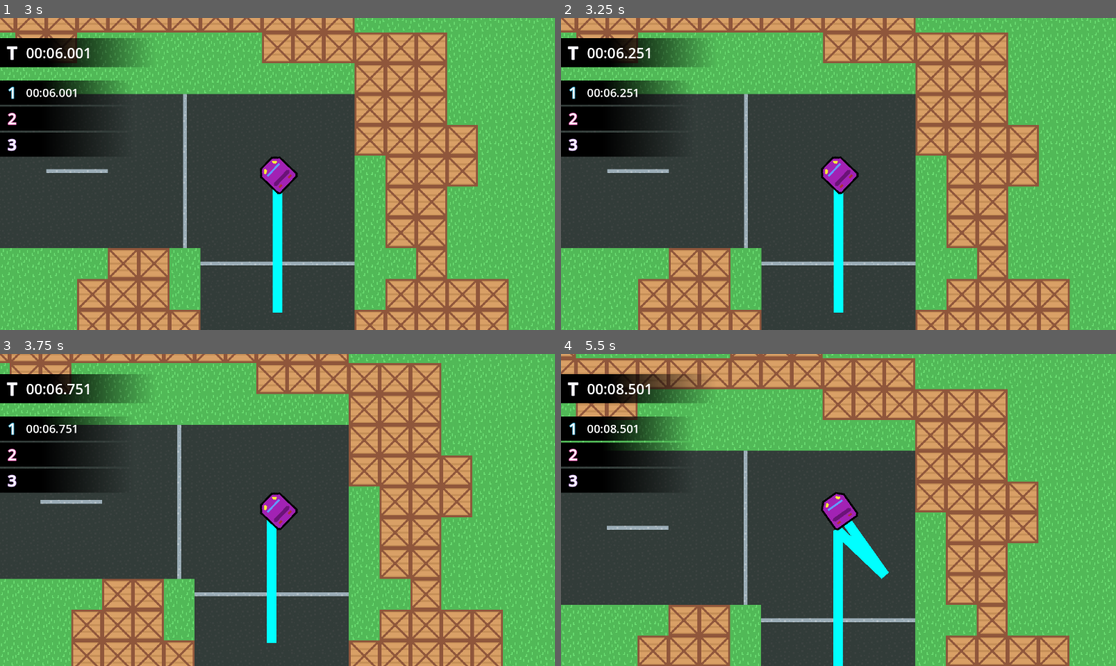
Above: before the commit, frames 1-4 (two rows, left to right).
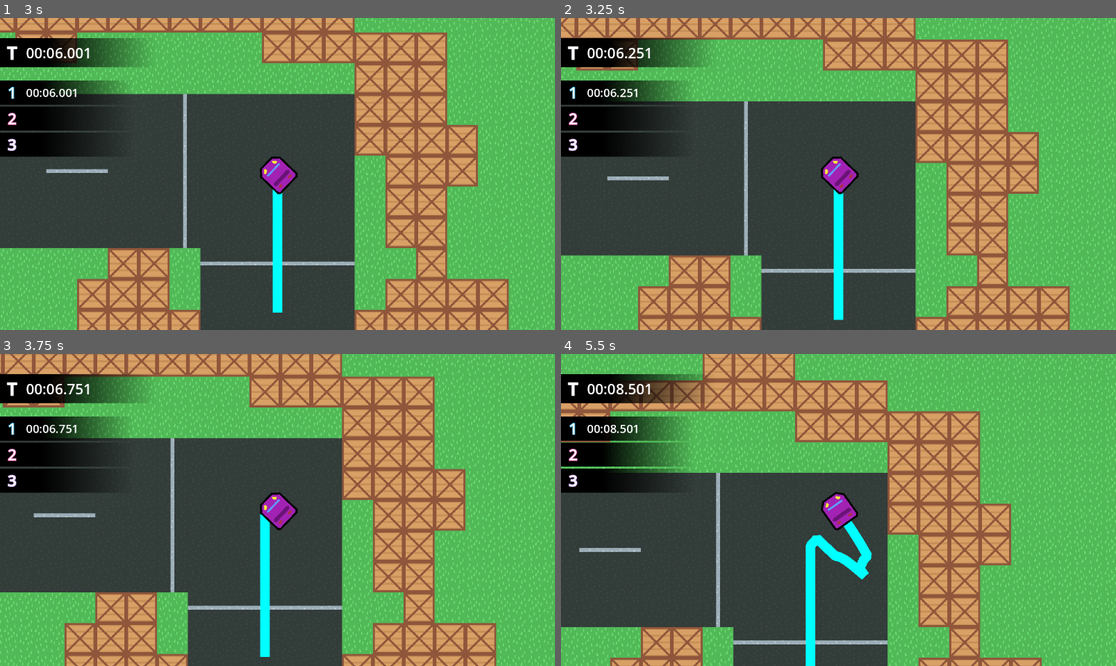
Above: after the commit, the same moments.

Repository: NicoheroesDX/tracer
Game: Godot game, scene res://src/track/Track.tscn
Two runs of this game, one before a commit and one after it. Both use one fixed random seed, a clock stepped at 60 frames per second and the inputs below.
Inputs:
- Up to frame 1 (3 s): hold W (car_accelerate) 0.53-2.03 s; hold A (car_steer_left) from 2.03 s (still down)
- Up to frame 2 (3.25 s): keep holding A (car_steer_left)
- Up to frame 3 (3.75 s): release A (car_steer_left) at 3.53 s; hold S (car_reverse) from 3.53 s (still down)
- Up to frame 4 (5.5 s): release S (car_reverse) at 4.28 s; hold D (car_steer_right) 4.28-5.03 s; hold W (car_accelerate) from 5.03 s (still down)

Frame 1 is identical in both runs. In frame 2, 21% of the frame differs, in the area x 0-100%, y 0-100%; in frame 3, 30%; in frame 4, 43%.

Commit message:
Added trail collision

Diff:
--- a/src/car/trail/Trail.tscn
+++ b/src/car/trail/Trail.tscn
@@ -2,5 +2,10 @@
 
 [ext_resource type="Script" uid="uid://u2vrrhndkedi" path="res://src/car/trail/trail.gd" id="1_x1qms"]
 
-[node name="Trail" type="Line2D"]
+[node name="Trail" type="Node2D"]
 script = ExtResource("1_x1qms")
+
+[node name="Visuals" type="Line2D" parent="."]
+
+[node name="Collision" type="StaticBody2D" parent="."]
+collision_layer = 2
--- a/src/car/trail/boostArea.gd
+++ b/src/car/trail/boostArea.gd
@@ -8,8 +8,8 @@
 
 func generate_booster(first_trail: Trail, second_trail: Trail):
 	var poly_points = [];
-	var first_trail_points = first_trail.points;
-	var second_trail_points_reversed = second_trail.points.duplicate();
+	var first_trail_points = first_trail.visuals.points;
+	var second_trail_points_reversed = second_trail.visuals.points.duplicate();
 	second_trail_points_reversed.reverse();
 
 	for point in first_trail_points:
--- a/src/car/trail/trail.gd
+++ b/src/car/trail/trail.gd
@@ -1,15 +1,25 @@
 class_name Trail;
-extends Line2D;
+extends Node2D;
 
 @onready var curve := Curve2D.new();
-var car: Car
+var car: Car;
 
+var is_collidable: bool = true;
 var is_emitting: bool = false;
+var last_point = null;
+
+@onready var visuals: Line2D = $Visuals;
+@onready var collision: StaticBody2D = $Collision;
 
 const MAX_LENGTH: int = 2000;
+const THICKNESS: float = 12.0;
 
 func attach_to_car(attached_car: Car):
 	car = attached_car;
+
+func set_color(color: Color):
+	if (visuals != null):
+		visuals.default_color = color;
 
 func _process(delta: float) -> void:
 	if (car != null and is_emitting):
@@ -18,4 +28,48 @@
 		if (curve.get_baked_points().size() > MAX_LENGTH):
 			curve.remove_point(0);
 
-		points = curve.get_baked_points();
+		visuals.points = curve.get_baked_points();
+		update_trail(car.global_position);
+
+func remove_collision():
+	is_collidable = false;
+	for collision_shape in collision.get_children():
+		collision_shape.queue_free()
+
+func update_trail(new_point: Vector2):
+	if last_point == null:
+		last_point = car.global_position;
+
+	var local_new = to_local(new_point)
+	var distance = last_point.distance_to(local_new)
+
+	if distance >= 10.0:
+		visuals.add_point(local_new)
+
+		var dir = (local_new - last_point).normalized()
+		var normal = Vector2(-dir.y, dir.x) * (THICKNESS / 2.0)
+
+		var p1 = last_point + normal
+		var p2 = local_new + normal
+		var p3 = local_new - normal
+		var p4 = last_point - normal
+
+		var polygon = CollisionPolygon2D.new()
+		polygon.polygon = PackedVector2Array([p1, p2, p3, p4])
+		polygon.disabled = true  # Disable physics for now
+		collision.add_child(polygon)
+
+		# Create a timer to enable it later
+		var timer = Timer.new()
+		timer.one_shot = true
+		timer.wait_time = 1.0  # Delay in seconds
+		add_child(timer)
+		timer.start()
+
+		timer.timeout.connect(func():
+			if is_instance_valid(polygon):
+				polygon.disabled = false
+			timer.queue_free()
+		)
+
+		last_point = local_new
--- a/src/track/Track.tscn
+++ b/src/track/Track.tscn
@@ -6,6 +6,7 @@
 [ext_resource type="PackedScene" uid="uid://dn57rhp5dkkt8" path="res://src/track/mechanics/Checkpoint.tscn" id="4_eqjh1"]
 [ext_resource type="PackedScene" uid="uid://cp4j67ajkpxq6" path="res://src/car/trail/BoostArea.tscn" id="5_n2lqg"]
 [ext_resource type="PackedScene" uid="uid://dxf28h17xo3sj" path="res://src/car/Car.tscn" id="5_ydi2n"]
+[ext_resource type="PackedScene" uid="uid://crjr0g5bvumdn" path="res://src/car/trail/Trail.tscn" id="6_eqjh1"]
 [ext_resource type="PackedScene" uid="uid://cquisj7vtrreh" path="res://src/gui/driving/DrivingInterface.tscn" id="7_3twuj"]
 
 [sub_resource type="RectangleShape2D" id="RectangleShape2D_4g5kh"]
@@ -62,6 +63,10 @@
 
 [node name="BoostArea" parent="." instance=ExtResource("5_n2lqg")]
 
+[node name="TrailFirst" parent="." instance=ExtResource("6_eqjh1")]
+
+[node name="TrailSecond" parent="." instance=ExtResource("6_eqjh1")]
+
 [node name="PlayerCamera" type="Camera2D" parent="."]
 zoom = Vector2(2, 2)
 
--- a/src/track/track.gd
+++ b/src/track/track.gd
@@ -6,8 +6,8 @@
 @onready var checkpoint_list: Node = $CheckPoints;
 @onready var finish_line: FinishLine = %FinishLine;
 
-@onready var trail_first: Trail = Trail.new();
-@onready var trail_second: Trail = Trail.new();
+@onready var trail_first: Trail = $TrailFirst;
+@onready var trail_second: Trail = $TrailSecond;
 @onready var trail_boost_area: BoostArea = $BoostArea;
 
 @onready var gui: DrivingInterface = $DrivingInterface;
@@ -25,11 +25,8 @@
 	player.connect_to_map(tile_map);
 	finish_line.player_crossed.connect(on_player_crossed_finish);
 
-	trail_first.default_color = Color.AQUA;
-	trail_second.default_color = Color.HOT_PINK;
-
-	add_child(trail_first);
-	add_child(trail_second);
+	trail_first.set_color(Color.AQUA);
+	trail_second.set_color(Color.HOT_PINK);
 
 	trail_first.attach_to_car(player)
 	trail_second.attach_to_car(player)
@@ -93,6 +90,8 @@
 			gui.display_time(2);
 		2:
 			reset_all_checkpoints();
+			trail_first.remove_collision();
+			trail_second.remove_collision();
 			trail_boost_area.generate_booster(trail_first, trail_second);
 			gui.display_time(3);
 		3:
Not shown: 1 places in src/track/Track.tscn that only renumber resources
